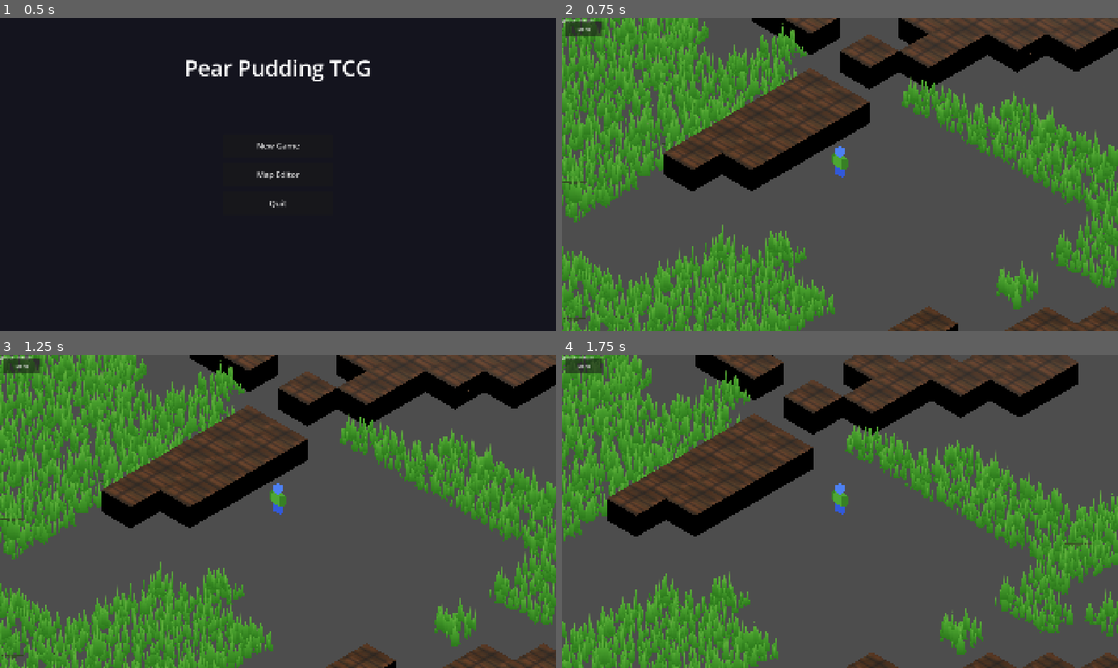
Above: before the commit, frames 1-4 (two rows, left to right).
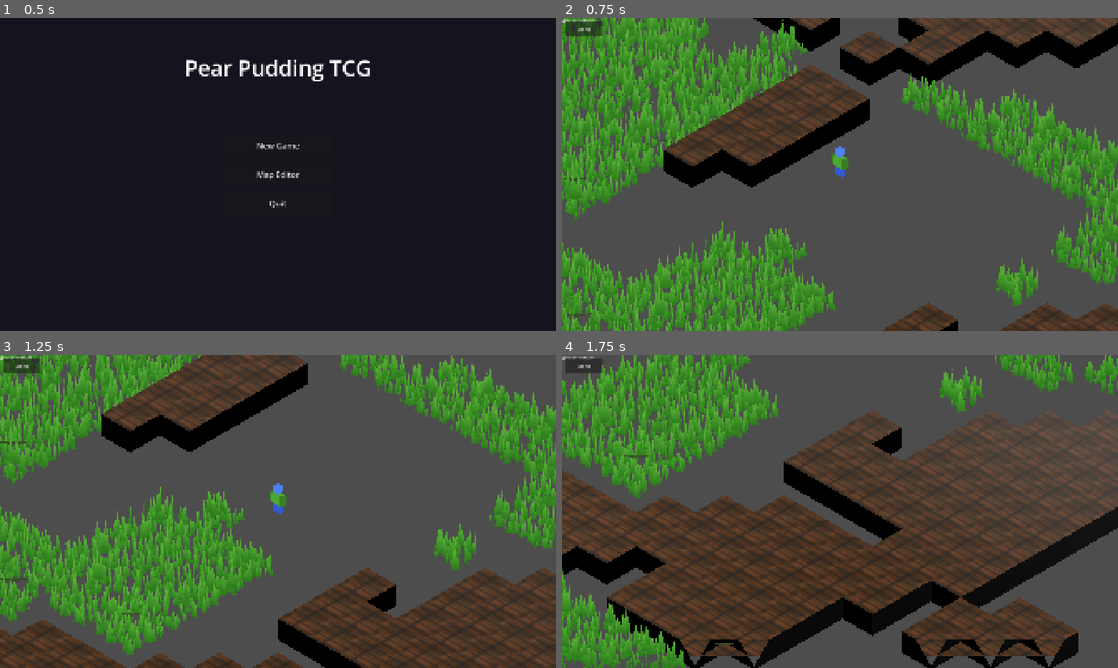
Above: after the commit, the same moments.

Repository: ChrisPauly97/pear-pudding-godot
Game: Godot game, scene res://scenes/ui/MenuScene.tscn
Same seed, same stepped clock (60 frames per second), same inputs: the game is played once before the commit and once after it.
Inputs (mouse positions are in pixels of both pictures, inside the frame that each line leads up to):
- Up to frame 1 (0.5 s): no input
- Up to frame 2 (0.75 s): click "New Game" at 0.5 s
- Up to frame 3 (1.25 s): no input
- Up to frame 4 (1.75 s): tap Enter at 1.25 s; move the mouse to (962, 495) at 1.27 s; hold D (move_right) from 1.28 s (still down); hold E (interact) from 1.28 s (still down); click (962, 495) at 1.42 s; tap Space (jump) at 1.52 s

Frame 1 is identical in both runs. In frame 2, 15% of the frame differs, in the area x 0-100%, y 0-100%; in frame 3, 65%; in frame 4, 75%.

Commit message:
Fix collision and jump performance: reduce physics bodies, add layer filtering, throttle trample map
- Remove redundant FloorFallback BoxShape3D from every chunk (was doubling
  collision bodies — 338 → 169 active physics bodies)
- Add collision layer/mask filtering: player=1, terrain=2, walls=4.
  Static bodies set mask=0 so they skip broadphase checks against each other
- Throttle GrassBlades trample map updates to ~15Hz instead of every frame
- Use blit_rect for trample window shift instead of pixel-by-pixel copy
- Reduce trample decay scan radius from 9 to 4 pixels
- Cache player WeakRef in EnemyNPC to avoid get_parent().get_parent() + method
  checks every frame; use squared distance to avoid sqrt
- Use squared distance for chest interaction checks
- Only push shader parameters when trail data actually changes

https://claude.ai/code/session_01947QKZ3uUegSAq5bwnNDj7

Diff:
--- a/scenes/world/ChunkRenderer.gd
+++ b/scenes/world/ChunkRenderer.gd
@@ -141,21 +141,13 @@
 	col_node.shape = col_shape
 	var body := StaticBody3D.new()
 	body.name = "TerrainCollision"
+	body.collision_layer = 2   # terrain layer
+	body.collision_mask  = 0   # terrain doesn't need to detect others
 	body.position = Vector3(float(nvx - 1) * step * 0.5, 0.0, float(nvz - 1) * step * 0.5)
 	body.add_child(col_node)
 	add_child(body)
 
-	# Flat BoxShape3D safety floor so the player never falls to infinity
-	var chunk_world: float = IsoConst.CHUNK_SIZE * IsoConst.TILE_SIZE
-	var floor_box := BoxShape3D.new()
-	floor_box.size = Vector3(chunk_world, 0.1, chunk_world)
-	var floor_col := CollisionShape3D.new()
-	floor_col.shape = floor_box
-	var floor_body := StaticBody3D.new()
-	floor_body.name = "FloorFallback"
-	floor_body.position = Vector3(chunk_world * 0.5, -0.05, chunk_world * 0.5)
-	floor_body.add_child(floor_col)
-	add_child(floor_body)
+	# HeightMapShape3D already covers the terrain — no fallback floor needed.
 
 # ── Walls ──────────────────────────────────────────────────────────────────
 
@@ -172,6 +164,8 @@
 			var h: int = _chunk_data.get_height(lx, lz)
 			for level in range(h):
 				var sb := StaticBody3D.new()
+				sb.collision_layer = 4   # wall layer
+				sb.collision_mask  = 0   # walls don't need to detect others
 				var mi := MeshInstance3D.new()
 				var box := BoxMesh.new()
 				box.size = Vector3(IsoConst.TILE_SIZE, WALL_FACE_H, IsoConst.TILE_SIZE)
--- a/scenes/world/GrassBlades.gd
+++ b/scenes/world/GrassBlades.gd
@@ -10,6 +10,8 @@
 var _trail_ages: Array[float]   = []
 var _snap_timer: float          = 0.0
 var _prev_pos:   Vector3        = Vector3(-9999, 0, -9999)
+var _last_move_dir: Vector2     = Vector2.ZERO
+var _trail_dirty: bool          = true
 
 # Sliding trample window: 64x64 pixel image, player-centred, shifts when
 # the player moves more than TRAMPLE_SHIFT_TILES tiles from the window centre.
@@ -24,6 +26,8 @@
 var _trample_tex:      ImageTexture
 var _trample_origin_x: float = 0.0  # world-space X of pixel (0,0) in trample map
 var _trample_origin_z: float = 0.0  # world-space Z of pixel (0,0) in trample map
+var _trample_timer:    float = 0.0  # throttle trample updates
+const TRAMPLE_UPDATE_INTERVAL: float = 0.067  # ~15 Hz max
 
 const BLADES_PER_TILE := 50
 const BLADE_WIDTH      := 0.28
@@ -181,14 +185,11 @@
 			_trail_ages.pop_back()
 			_trail.push_front(pos)
 			_trail_ages.push_front(0.0)
+			_trail_dirty = true
 		else:
 			_trail[0] = pos
 			_trail_ages[0] = 0.0
-
-	# Compute decaying weights
-	var weights: Array[float] = []
-	for i in TRAIL_SIZE:
-		weights.append(exp(-_trail_ages[i] * SPRINGBACK))
+			_trail_dirty = true
 
 	# Movement direction
 	var move_dir := Vector2.ZERO
@@ -197,13 +198,25 @@
 		move_dir = Vector2(_trail[0].x - _prev_pos.x, _trail[0].z - _prev_pos.z).normalized()
 	_prev_pos = _trail[0]
 
-	_mat.set_shader_parameter("player_trail", _trail)
-	_mat.set_shader_parameter("trail_weights", weights)
-	_mat.set_shader_parameter("player_move_dir", move_dir)
+	# Only push shader params when trail data actually changed
+	if _trail_dirty:
+		var weights: Array[float] = []
+		for i in TRAIL_SIZE:
+			weights.append(exp(-_trail_ages[i] * SPRINGBACK))
+		_mat.set_shader_parameter("player_trail", _trail)
+		_mat.set_shader_parameter("trail_weights", weights)
+		_trail_dirty = false
+
+	if move_dir != _last_move_dir:
+		_mat.set_shader_parameter("player_move_dir", move_dir)
+		_last_move_dir = move_dir
 
 	if is_grounded and _trample_img:
-		_maybe_shift_trample_window(pos)
-		_update_trample_map(pos, delta)
+		_trample_timer += delta
+		if _trample_timer >= TRAMPLE_UPDATE_INTERVAL:
+			_maybe_shift_trample_window(pos)
+			_update_trample_map(pos, _trample_timer)
+			_trample_timer = 0.0
 
 # Shift the trample window when the player drifts far from the window centre
 func _maybe_shift_trample_window(pos: Vector3) -> void:
@@ -227,13 +240,15 @@
 	var new_img := Image.create(TRAMPLE_RES, TRAMPLE_RES, false, Image.FORMAT_L8)
 	new_img.fill(Color(0, 0, 0))
 
-	# Copy the still-visible region of the old image into the new image
-	for z in range(TRAMPLE_RES):
-		for x in range(TRAMPLE_RES):
-			var old_x: int = x - dx
-			var old_z: int = z - dz
-			if old_x >= 0 and old_x < TRAMPLE_RES and old_z >= 0 and old_z < TRAMPLE_RES:
-				new_img.set_pixel(x, z, _trample_img.get_pixel(old_x, old_z))
+	# Use blit_rect to copy the still-visible region in one call
+	var src_x: int = max(0, -dx)
+	var src_z: int = max(0, -dz)
+	var dst_x: int = max(0, dx)
+	var dst_z: int = max(0, dz)
+	var copy_w: int = TRAMPLE_RES - abs(dx)
+	var copy_h: int = TRAMPLE_RES - abs(dz)
+	if copy_w > 0 and copy_h > 0:
+		new_img.blit_rect(_trample_img, Rect2i(src_x, src_z, copy_w, copy_h), Vector2i(dst_x, dst_z))
 
 	_trample_img = new_img
 	_trample_origin_x = new_ox
@@ -248,7 +263,7 @@
 	var px: int = int((pos.x - _trample_origin_x) / tile_size)
 	var pz: int = int((pos.z - _trample_origin_z) / tile_size)
 
-	var decay_r: int = TRAMPLE_RADIUS + 8
+	var decay_r: int = TRAMPLE_RADIUS + 3
 	var x0: int = max(0, px - decay_r)
 	var x1: int = min(TRAMPLE_RES - 1, px + decay_r)
 	var z0: int = max(0, pz - decay_r)
--- a/scenes/world/WorldScene.gd
+++ b/scenes/world/WorldScene.gd
@@ -212,6 +212,7 @@
 
 # Find nearest active chest within range
 func _find_nearby_chest_infinite(px: float, pz: float, range_dist: float) -> Dictionary:
+	var range_sq: float = range_dist * range_dist
 	for raw_id in _active_chest_data:
 		var cid: String = raw_id
 		var d: Dictionary = _active_chest_data[cid]
@@ -219,7 +220,7 @@
 			continue
 		var dx: float = float(d.get("x", 0.0)) - px
 		var dz: float = float(d.get("z", 0.0)) - pz
-		if sqrt(dx * dx + dz * dz) <= range_dist:
+		if dx * dx + dz * dz <= range_sq:
 			return d
 	return {}
 
@@ -359,6 +360,8 @@
 	col.shape = box
 	var body := StaticBody3D.new()
 	body.name = "TerrainCollision"
+	body.collision_layer = 2   # terrain layer
+	body.collision_mask  = 0   # terrain doesn't need to detect others
 	body.position = Vector3(map_world_x * 0.5, -0.05, map_world_z * 0.5)
 	body.add_child(col)
 	add_child(body)
@@ -374,6 +377,8 @@
 				var h := world_map.get_height(tx, tz)
 				for level in range(h):
 					var sb := StaticBody3D.new()
+					sb.collision_layer = 4   # wall layer
+					sb.collision_mask  = 0   # walls don't need to detect others
 					var mi := MeshInstance3D.new()
 					var box := BoxMesh.new()
 					box.size = Vector3(IsoConst.TILE_SIZE, WALL_FACE_H, IsoConst.TILE_SIZE)
--- a/scenes/world/entities/EnemyNPC.gd
+++ b/scenes/world/entities/EnemyNPC.gd
@@ -5,29 +5,35 @@
 var _tracking: bool = true
 const TRACKING_SPEED: float = 2.5
 const AUTO_BATTLE_RANGE: float = 1.5
+const AUTO_BATTLE_RANGE_SQ: float = AUTO_BATTLE_RANGE * AUTO_BATTLE_RANGE
 var _engaged: bool = false
+var _player_ref: WeakRef = WeakRef.new()
 
 func init_from_data(data: Dictionary) -> void:
 	enemy_data = data
 	_alive = data.get("alive", true)
 	_tracking = data.get("tracking", true)
 
-func _process(delta: float) -> void:
+func _process(_delta: float) -> void:
 	if not _alive or _engaged:
 		return
 
-	var world := get_parent().get_parent()
-	if not world.has_method("get") or not world.get("_player"):
-		return
-	var player: Node3D = world.get("_player")
+	# Cache player reference to avoid tree traversal every frame
+	var player: Node3D = _player_ref.get_ref() as Node3D
 	if player == null:
-		return
+		var world := get_parent().get_parent()
+		if world and world.has_method("get"):
+			player = world.get("_player") as Node3D
+		if player == null:
+			return
+		_player_ref = weakref(player)
 
-	var my_pos := Vector2(position.x, position.z)
-	var pl_pos := Vector2(player.position.x, player.position.z)
-	var dist := my_pos.distance_to(pl_pos)
+	# Use squared distance to skip sqrt
+	var dx: float = position.x - player.position.x
+	var dz: float = position.z - player.position.z
+	var dist_sq: float = dx * dx + dz * dz
 
-	if dist <= AUTO_BATTLE_RANGE:
+	if dist_sq <= AUTO_BATTLE_RANGE_SQ:
 		_engaged = true
 		enemy_data["alive"] = false
 		_alive = false
--- a/scenes/world/entities/Player.gd
+++ b/scenes/world/entities/Player.gd
@@ -9,6 +9,8 @@
 var _model: Node3D
 
 func _ready() -> void:
+	collision_layer = 1       # player layer
+	collision_mask  = 2 | 4   # collide with terrain (2) + walls (4)
 	_model = _build_character_model()
 	add_child(_model)
 
